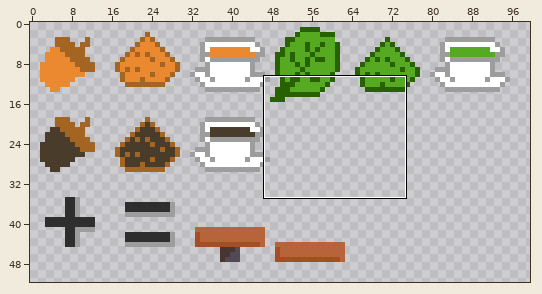
Two states of a sprite sheet, src/images/items.png. Above, an overview of the earlier version with the close-up marked.
Close-up. Before the commit:
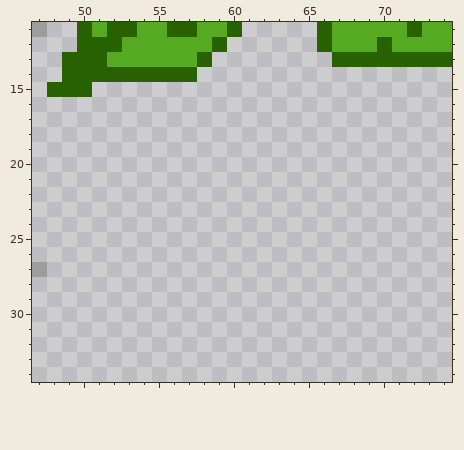
The file is 128x128 pixels. Shown: x 47..74, y 11..34. The wide view leaves out empty margins.
Now the later version:
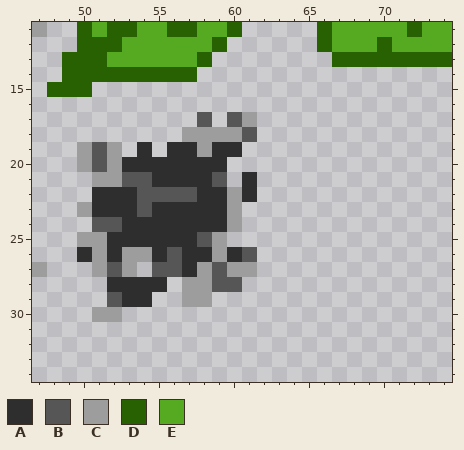
Palette (. is transparent): A #2e2e2e  B #565656  C #9d9d9d  D #276101  E #56aa21
What changed:
There is now colour A in row 19 at x 54, 56 to 57 and 59 to 60; in row 20 at x 53 to 59; in row 21 at x 55 to 58 and 61; in row 22 at x 51 to 53, 58 to 59 and 61; in row 23 at x 51 to 53 and 55 to 59; in row 24 at x 53 to 59.
There is now colour A in row 25 at x 52 to 57; in row 26 at x 50, 52, 55, 57 to 58 and 60; in row 27 at x 57; in row 28 at x 52 to 55; in row 29 at x 53 to 54.
There is now colour B in row 17 at x 58 and 60; in row 18 at x 61; in rows 19 to 20 at x 51; in row 21 at x 53 to 54 and 59; in row 22 at x 54 to 57; in row 23 at x 54.
There is now colour B in row 24 at x 51 to 52; in row 25 at x 58; in row 26 at x 56 and 61; in row 27 at x 52, 55 to 56 and 59; in row 28 at x 59 to 60; in row 29 at x 52.
There is now colour C in row 17 at x 61; in row 18 at x 57 to 60; in row 19 at x 50, 52 and 58; in row 20 at x 50 and 52; in row 21 at x 51 to 52; in row 22 at x 60.
There is now colour C in row 23 at x 50 and 60; in row 24 at x 60; in row 25 at x 50 to 51 and 59; in row 26 at x 51, 53 to 54 and 59; in row 27 at x 51, 53, 58 and 60 to 61; in rows 28 to 29 at x 57 to 58.
There is now colour C in row 30 at x 51 to 52.
Pixel boxes of the changes (left, top, right, bottom) in both close-ups:
added: (77, 112, 257, 322)
